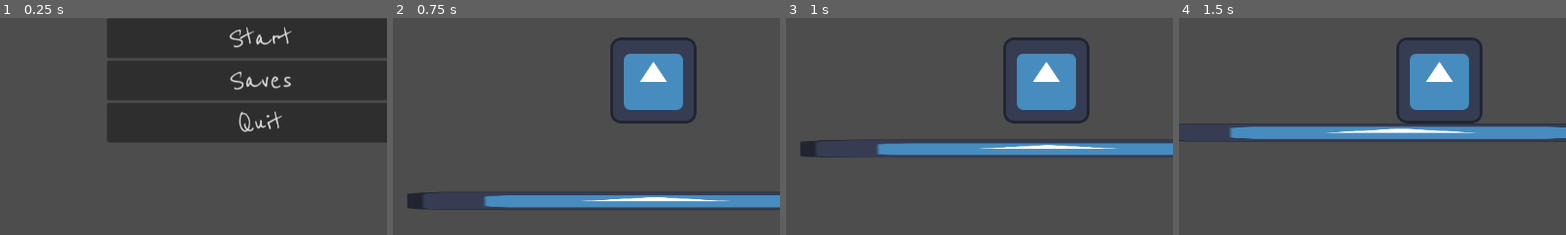
Above: before the commit, frames 1-4 (left to right).
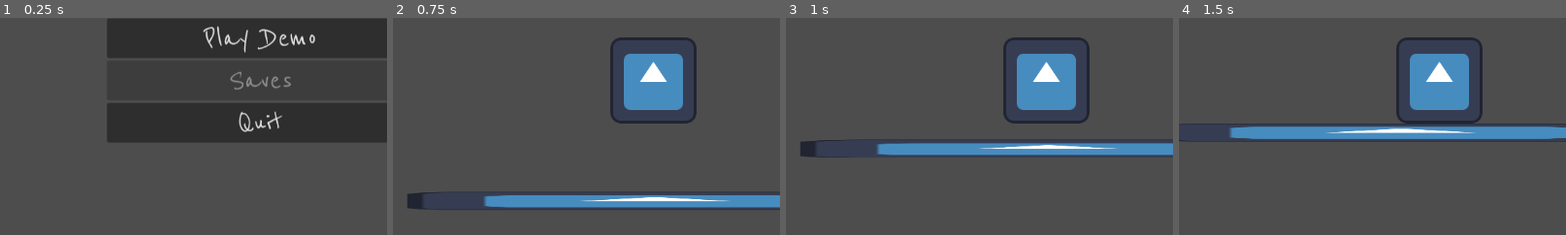
Above: after the commit, the same moments.

Repository: avetharun/GodotGameJam6-14
Game: Godot game, scene res://Scenes/Menu.tscn
Two runs of this game, one before a commit and one after it. Both use one fixed random seed, a clock stepped at 60 frames per second and the inputs below. The engine's default icon, where the game draws it, is replaced by a stand-in: a white triangle on a blue panel in a dark square.
Inputs (mouse positions are % of the whole screen's width and height, from its top left):
- Up to frame 1 (0.25 s): no input
- Up to frame 2 (0.75 s): click "Start" (after the commit: "Play Demo") at 0.5 s
- Up to frame 3 (1 s): no input
- Up to frame 4 (1.5 s): tap Enter at 1.25 s; move the mouse to (72, 45) at 1.27 s; hold D (right) from 1.28 s (still down); tap 0 at 1.35 s; click (72, 45) at 1.42 s
The pictures show only the part of the screen within x 16-66%, y 36-86%; the shares and areas given below are measured in that part.

The runs differ from the first frame. In frame 1, 1.3% of the frame differs, in the area x 52-82%, y 3-34%; in frame 2, nothing differs; in frame 3, nothing differs; in frame 4, nothing differs.

Commit message:
b

Diff:
--- a/Scenes/UserInterface.tscn
+++ b/Scenes/UserInterface.tscn
@@ -140,7 +140,7 @@
 size_flags_vertical = 3
 theme_override_fonts/font = ExtResource("6_4xh35")
 theme_override_font_sizes/font_size = 50
-text = "Start"
+text = "Play Demo"
 
 [node name="SceneLoader" type="Node" parent="CanvasLayer/MMButtonContainer/MM_Buttons/StartButton"]
 script = ExtResource("4_nsj7k")
@@ -152,6 +152,7 @@
 size_flags_vertical = 3
 theme_override_fonts/font = ExtResource("6_4xh35")
 theme_override_font_sizes/font_size = 50
+disabled = true
 text = "Saves"
 
 [node name="Quit" type="Button" parent="CanvasLayer/MMButtonContainer/MM_Buttons"]
@@ -515,8 +516,6 @@
 [connection signal="pressed" from="CanvasLayer/MMButtonContainer/MM_Buttons/StartButton" to="." method="UnPauseGame"]
 [connection signal="pressed" from="CanvasLayer/MMButtonContainer/MM_Buttons/StartButton" to="CanvasLayer/MMButtonContainer/MM_Buttons/StartButton/SceneLoader" method="Load"]
 [connection signal="pressed" from="CanvasLayer/MMButtonContainer/MM_Buttons/StartButton" to="." method="SetIsPlayingGame" binds= [true]]
-[connection signal="pressed" from="CanvasLayer/MMButtonContainer/MM_Buttons/SavesButton" to="." method="UnPauseGame"]
-[connection signal="pressed" from="CanvasLayer/MMButtonContainer/MM_Buttons/SavesButton" to="." method="SetIsPlayingGame" binds= [true]]
 [connection signal="pressed" from="CanvasLayer/MMButtonContainer/MM_Buttons/Quit" to="." method="ExitGame"]
 [connection signal="pressed" from="CanvasLayer/MMButtonContainer/MM_Buttons/Quit" to="CanvasLayer/SettingsMenu" method="Save"]
 [connection signal="pressed" from="CanvasLayer/Pause Menu/VBoxContainer/Button_Resume" to="." method="UnPauseGame"]
